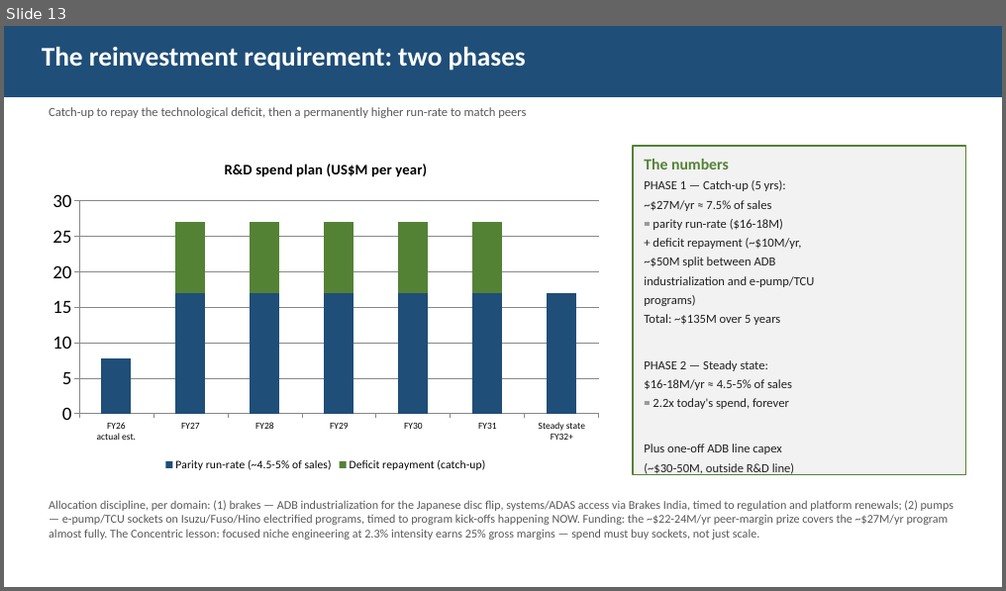
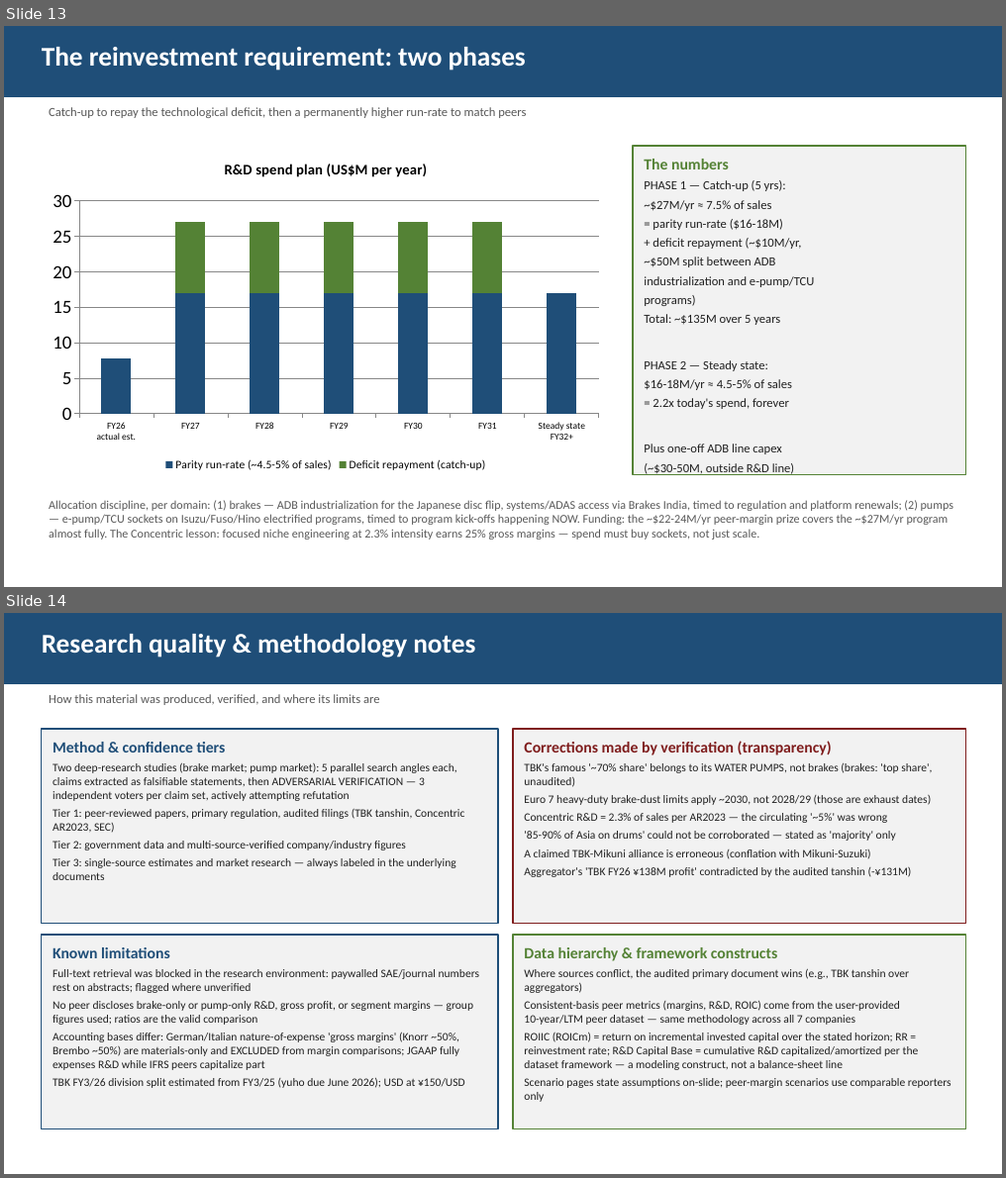
Before and after one commit to charette-lab/Claude, a slide deck: TBK_rd_gap_slides.pptx. Shown one above the other, each under a label of ours: slide 13 before the commit, slides 13 and 14 after it. The pictures are 1006x591 and 1006x1178 pixels, drawn with LibreOffice and Linux fonts; fonts in the diff are those of the drawing. Boxes give left, top, right and bottom in pixels: in the first picture for what was removed or moved away, otherwise in the second. Text is boxed around its words. In the diff, an @@ line names an element or a change of style, - is before the commit and + after.

```diff
--- a/TBK_rd_gap_slides.pptx
+++ b/TBK_rd_gap_slides.pptx
@@ slide 14 added at (x1=4, y1=613, x2=1002, y2=1174), background #FFFFFF @@
@@ rectangle added at (x1=4, y1=613, x2=1002, y2=684), fill #1F4E78, 26 pt, text #FFFFFF, bold @@
+Research quality & methodology notes
@@ text added at (x1=49, y1=694, x2=380, y2=705), 12 pt, text #595959 @@
+How this material was produced, verified, and where its limits are
@@ rectangle added at (x1=42, y1=729, x2=498, y2=924), fill #F2F2F2, outline #1F4E78 1.25 pt, 11 pt, text #202020 @@
+Method & confidence tiers
+Two deep-research studies (brake market; pump market): 5 parallel search angles each, claims extracted as falsifiable statements, then ADVERSARIAL VERIFICATION — 3 independent voters per claim set, actively attempting refutation
+Tier 1: peer-reviewed papers, primary regulation, audited filings (TBK tanshin, Concentric AR2023, SEC)
+Tier 2: government data and multi-source-verified company/industry figures
+Tier 3: single-source estimates and market research — always labeled in the underlying documents
@@ rectangle added at (x1=513, y1=729, x2=966, y2=924), fill #F2F2F2, outline #7F1D1D 1.25 pt, 11 pt, text #202020 @@
+Corrections made by verification (transparency)
+TBK's famous '~70% share' belongs to its WATER PUMPS, not brakes (brakes: 'top share', unaudited)
+Euro 7 heavy-duty brake-dust limits apply ~2030, not 2028/29 (those are exhaust dates)
+Concentric R&D = 2.3% of sales per AR2023 — the circulating '~5%' was wrong
+'85-90% of Asia on drums' could not be corroborated — stated as 'majority' only
+A claimed TBK-Mikuni alliance is erroneous (conflation with Mikuni-Suzuki)
+Aggregator's 'TBK FY26 ¥138M profit' contradicted by the audited tanshin (-¥131M)
@@ rectangle added at (x1=42, y1=935, x2=498, y2=1130), fill #F2F2F2, outline #1F4E78 1.25 pt, 11 pt, text #202020 @@
+Known limitations
+Full-text retrieval was blocked in the research environment: paywalled SAE/journal numbers rest on abstracts; flagged where unverified
+No peer discloses brake-only or pump-only R&D, gross profit, or segment margins — group figures used; ratios are the valid comparison
+Accounting bases differ: German/Italian nature-of-expense 'gross margins' (Knorr ~50%, Brembo ~50%) are materials-only and EXCLUDED from margin comparisons; JGAAP fully expenses R&D while IFRS peers capitalize part
+TBK FY3/26 division split estimated from FY3/25 (yuho due June 2026); USD at ¥150/USD
@@ rectangle added at (x1=513, y1=935, x2=966, y2=1130), fill #F2F2F2, outline #548235 1.25 pt, 11 pt, text #202020 @@
+Data hierarchy & framework constructs
+Where sources conflict, the audited primary document wins (e.g., TBK tanshin over aggregators)
+Consistent-basis peer metrics (margins, R&D, ROIC) come from the user-provided 10-year/LTM peer dataset — same methodology across all 7 companies
+ROIIC (ROICm) = return on incremental invested capital over the stated horizon; RR = reinvestment rate; R&D Capital Base = cumulative R&D capitalized/amortized per the dataset framework — a modeling construct, not a balance-sheet line
+Scenario pages state assumptions on-slide; peer-margin scenarios use comparable reporters only
```
Also in this commit, not shown: 1 other slide added, 1 other file.
